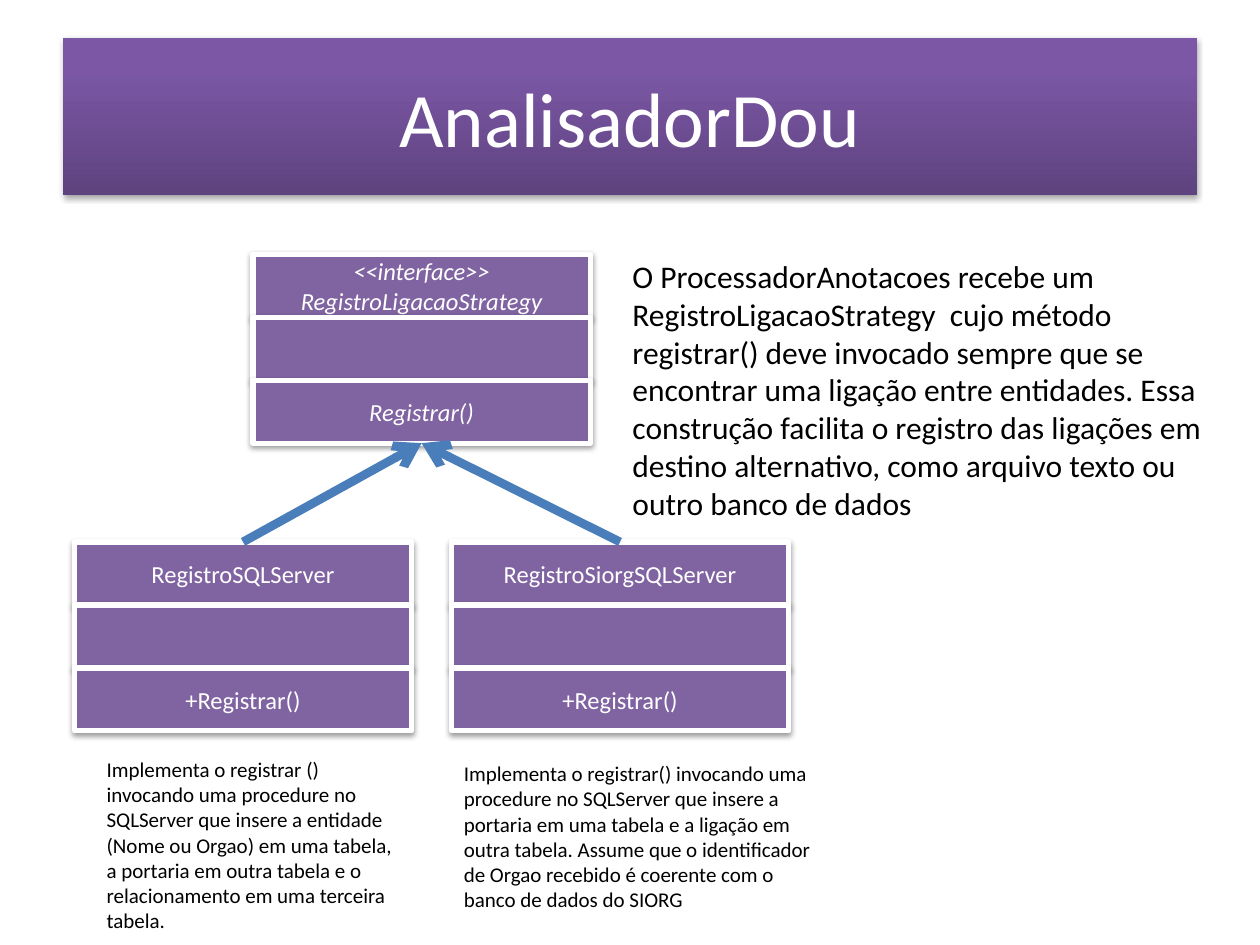
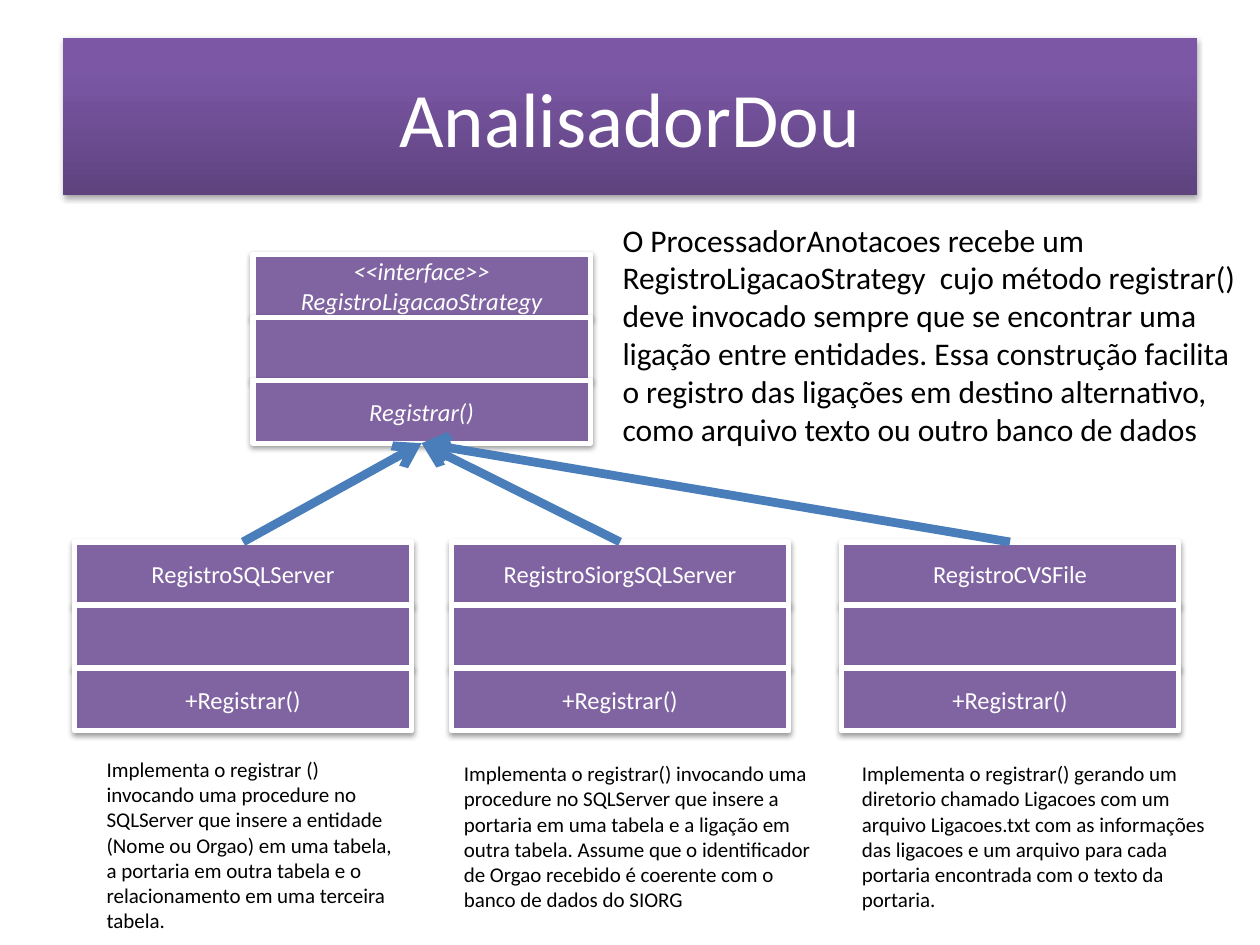
Before and after one commit to frubbs/analisador-dou, a slide deck: slide 6 of Documentacao/Diagramas.pptx. Drawn at 1260x945 pixels with LibreOffice and Linux fonts; fonts in the diff are those of the drawing. Boxes give left, top, right and bottom in pixels: in the first picture for what was removed or moved away, otherwise in the second. Text is boxed around its words. In the diff, an @@ line names an element or a change of style, - is before the commit and + after.

Commit message:
Criacao de um registrador que joga para arquivo exclusao da pasta bin

```diff
--- a/Documentacao/Diagramas.pptx
+++ b/Documentacao/Diagramas.pptx
@@ text "O ProcessadorAnotacoes recebe um RegistroLigacaoStrategy ..." rewrapped from <box>632,266,1201,516</box> to <box>623,230,1235,446</box> @@
@@ arrow added from (1011, 542) to (422, 444), #4B7EBC 5 pt @@
@@ rectangle added at <box>842,542,1179,605</box>, fill #8064A2, outline #FFFFFF 3 pt, 14 pt, text #FFFFFF @@
+RegistroCVSFile
@@ rectangle added at <box>842,605,1179,668</box>, fill #8064A2, outline #FFFFFF 3 pt @@
@@ rectangle added at <box>842,668,1179,731</box>, fill #8064A2, outline #FFFFFF 3 pt, 14 pt, text #FFFFFF @@
++Registrar()
@@ text added at <box>862,766,1204,911</box>, 12 pt, text #000000 @@
+Implementa o registrar() gerando um diretorio chamado Ligacoes com um arquivo Ligacoes.txt com as informações das ligacoes e um arquivo para cada portaria encontrada com o texto da portaria.
```
Also in this commit, not shown: 17 other files.
